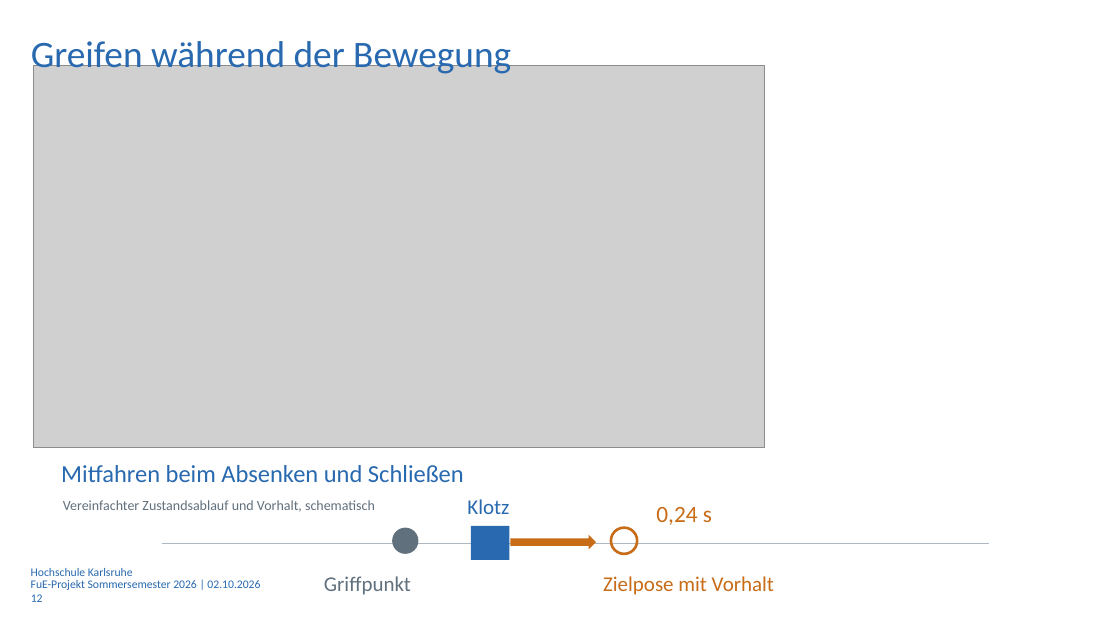
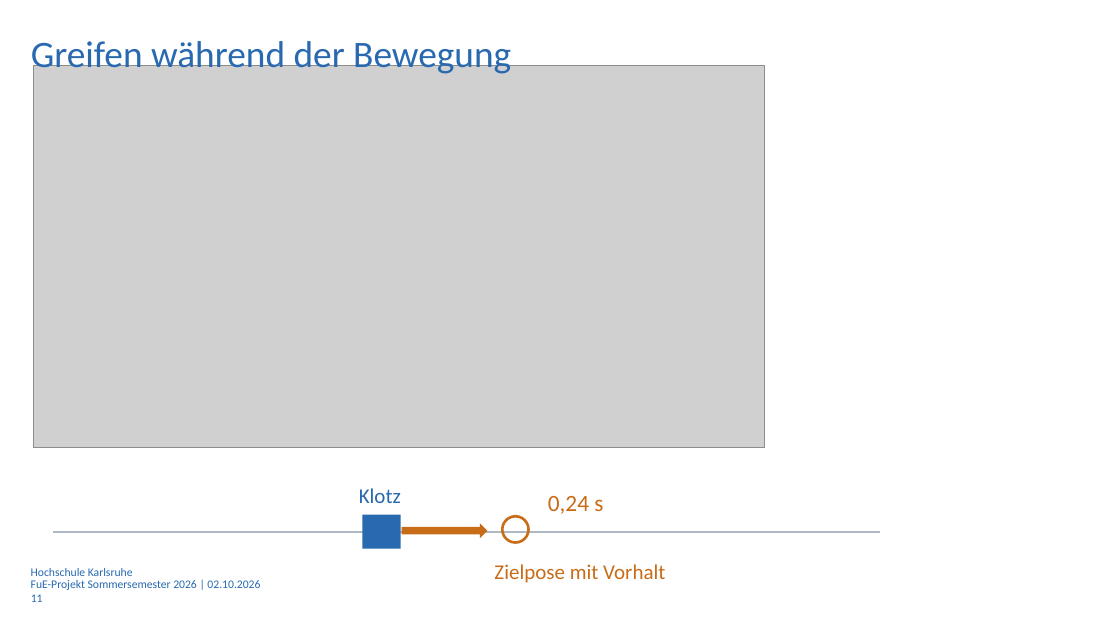
Before and after one commit to Luze212/roboter_tetris, a slide deck: slide 11 of Projektbericht/Presentation/Abschlussprasentation_RoboterTetris_V01_3.pptx (slide 12 before the commit). Drawn at 1120x630 pixels with LibreOffice and Linux fonts; fonts in the diff are those of the drawing; grey boxes stand for pictures; background and template pictures are left out. Boxes give left, top, right and bottom in pixels: in the first picture for what was removed or moved away, otherwise in the second. Text is boxed around its words. In the diff, an @@ line names an element or a change of style, - is before the commit and + after.

```diff
--- a/Projektbericht/Presentation/Abschlussprasentation_RoboterTetris_V01_3.pptx
+++ b/Projektbericht/Presentation/Abschlussprasentation_RoboterTetris_V01_3.pptx
@@ text removed at [61, 465, 464, 482] @@
-Mitfahren beim Absenken und Schließen
@@ text removed at [63, 500, 375, 512] @@
-Vereinfachter Zustandsablauf und Vorhalt, schematisch
@@ ellipse removed at [392, 528, 418, 554] @@
@@ 3 texts, 1 ellipse, 1 rectangle, 1 freeform shape, 1 right arrow: place and size @@
-3 texts, 1 ellipse, 1 rectangle, 1 freeform shape, 1 right arrow at [162, 499, 989, 595]
+3 texts, 1 ellipse, 1 rectangle, 1 freeform shape, 1 right arrow at [54, 488, 881, 583]
@@ page number at [31, 594, 43, 602]: text changed @@
-12
+11
@@ text removed at [324, 576, 411, 595] @@
-Griffpunkt
```
Also in this commit, not shown: 10 other slides changed, 2 slides added, 3 other files.
